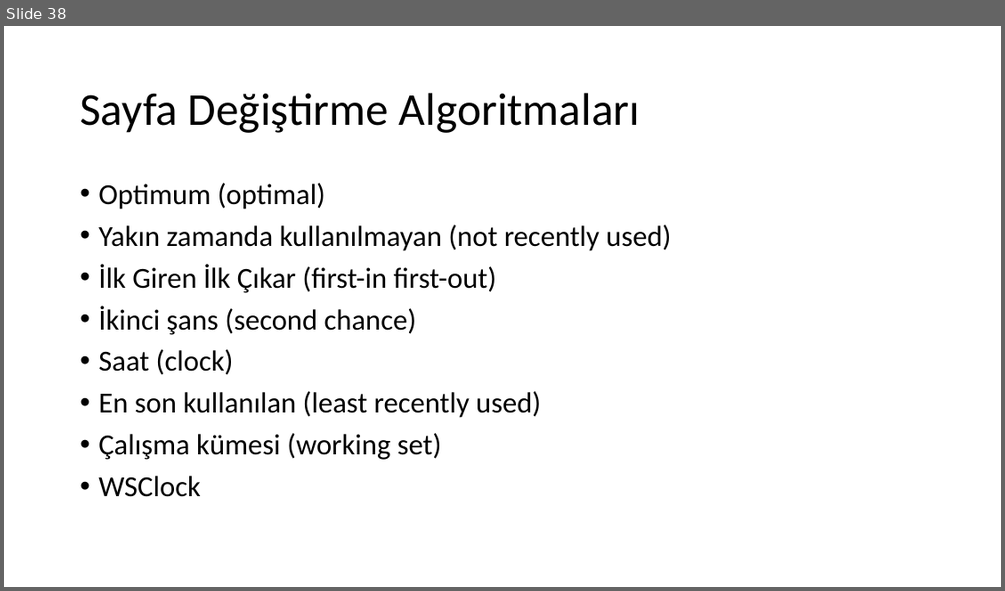
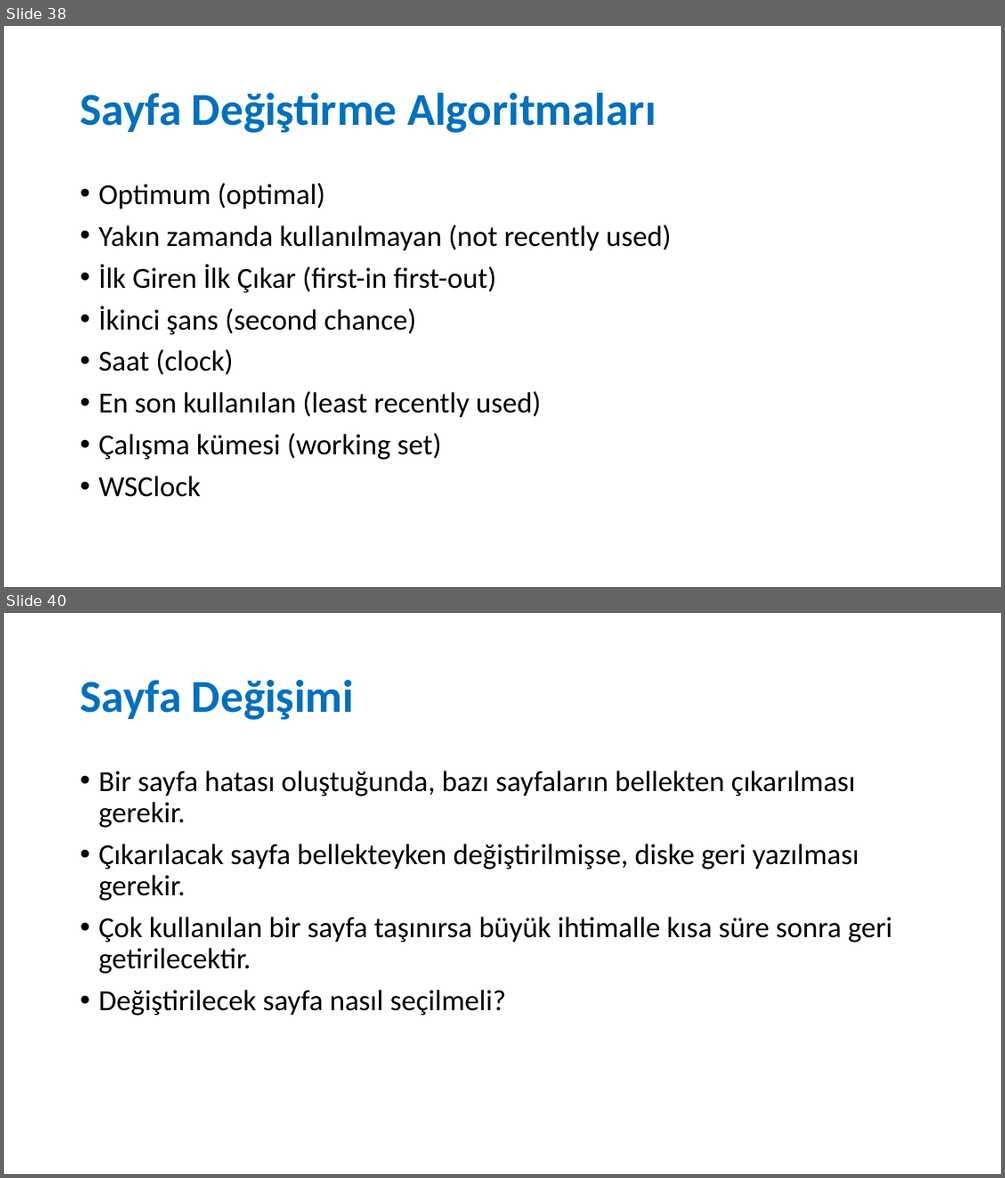
Before and after one commit to sercankulcu/sercankulcu.github.io, a slide deck: files/os/3_Bolum_3_Bellek.pptx. Shown one above the other, each under a label of ours: slide 38 before the commit, slides 38 and 40 after it; the slides between them are not shown. The pictures are 1005x591 and 1005x1178 pixels, drawn with LibreOffice and Linux fonts; fonts in the diff are those of the drawing. Boxes give left, top, right and bottom in pixels: in the first picture for what was removed or moved away, otherwise in the second. Text is boxed around its words. In the diff, an @@ line names an element or a change of style, - is before the commit and + after.

```diff
--- a/files/os/3_Bolum_3_Bellek.pptx
+++ b/files/os/3_Bolum_3_Bellek.pptx
@@ slide 40 added at [4, 613, 1001, 1174], background #FFFFFF @@
@@ title added at [80, 680, 354, 720], 44 pt, text #0070C0, bold @@
+Sayfa Değişimi
@@ text added at [98, 771, 892, 1015], 28 pt, text #000000 @@
+• Bir sayfa hatası oluştuğunda, bazı sayfaların bellekten çıkarılması gerekir.
+• Çıkarılacak sayfa bellekteyken değiştirilmişse, diske geri yazılması gerekir.
+• Çok kullanılan bir sayfa taşınırsa büyük ihtimalle kısa süre sonra geri getirilecektir.
+• Değiştirilecek sayfa nasıl seçilmeli?
@@ slide 38 changed as well @@
@@ title "Sayfa Değiştirme Algoritmaları" at [80, 93, 655, 133]: text colour #000000 to #0070C0, bold on @@
```
Also in this commit, not shown: 40 other slides changed, 12 other slides added, 13 slides removed, 1 other file.
